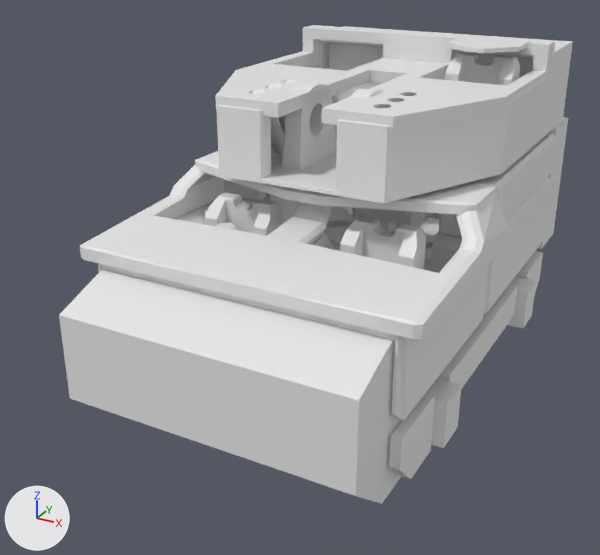
A saved change to the Blender file Assets/BlenderFiles/RobotV1/FrontKabine + FrontHuelle + Mittelkabine + Getriebeeinheit + Roboterturm/FrontKabine + FrontHuelle + Mittelkabine + Getriebeeinheit + Roboterturm_08.blend.
One viewpoint serves both versions: a 50 mm lens placed at (9.3, -19.89, 14.9), pointed at (-0.68, -1.74, 5.83). Lighting does not change. The marker at lower left points along +X, +Y and +Z.
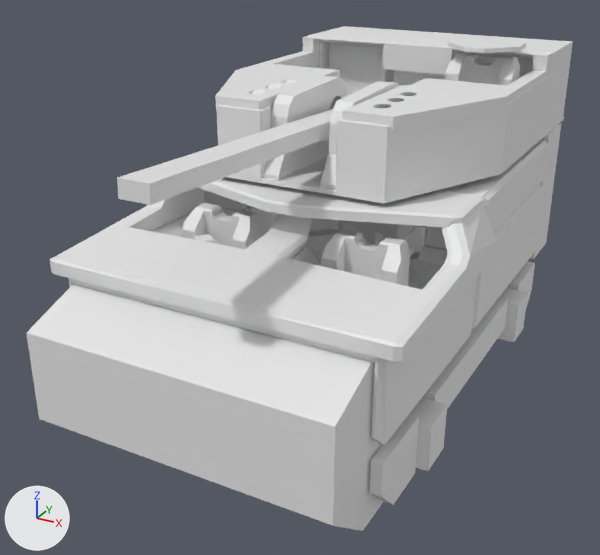
ob_cylinder_003 is not drawn itself; it is used by a modifier of ob_cube_031.

Location of each change, (x1, y1, x2, y2) in pixels of the pictures (600 x 555 px; the box of a moved part takes in the faces that stretch with it):
'Cube.018', moved
    before: (59, 269, 402, 504)
    after: (26, 284, 384, 531)
'Cube.008', moved
    before: (80, 151, 508, 340)
    after: (50, 177, 496, 362)
'Cube.037', mesh rescaled, modifiers changed (10% shorter)
    before: (215, 25, 555, 132)
    after: (215, 36, 551, 132)
'Cube', moved
    before: (98, 198, 488, 421)
    after: (68, 207, 476, 445)
'Cube.004', moved
    before: (324, 220, 543, 479)
    after: (305, 229, 535, 505)
'Cube.044', added
    after: (117, 109, 333, 205)
'Cube.031', reshaped, moved, turned, rescaled
    before: (282, 82, 383, 169)
    after: (264, 76, 399, 190)
'Cube.003', moved
    before: (265, 176, 551, 313)
    after: (246, 185, 543, 329)
'Sitz', moved
    before: (340, 216, 426, 270)
    after: (321, 229, 410, 286)
'Sitz.001', moved
    before: (205, 192, 281, 236)
    after: (182, 203, 262, 249)
'Cube.016', moved
    before: (426, 378, 461, 448)
    after: (410, 398, 447, 471)
'Cube.011', moved
    before: (538, 118, 568, 249)
    after: (530, 124, 561, 259)
'Sitz.002', moved
    before: (352, 208, 432, 231)
    after: (338, 220, 418, 244)
'Cube.015', moved
    before: (330, 240, 536, 328)
    after: (308, 248, 528, 342)
part 1 of me_cube_034, moved or reshaped (not visible before)
    after: (264, 154, 336, 190)
part 2 of me_cube_034, moved or reshaped
    before: (368, 90, 383, 98)
    after: (271, 77, 399, 155)
part 3 of me_cube_046, moved or reshaped
    before: (215, 25, 555, 132)
    after: (215, 36, 550, 132)

Edits to the bpy script that builds the scene:
```text
Change me_cube_034:
    where me_cube_034.from_pydata(...)  # 38 vertices, 29 faces; spans x -1.1..1.1, y -1.0..2.0, z -1.0..1.0
    used by ob_cube_031; location = (0.0, -1.0, 9.9); scale = (1.03, 0.9, 1.0)
    me_cube_034 part 1: all 4 vertices in x -1.0..1.0, y 2.0, z -1.0..-0.86 are moved by (0.0, 2.33, 0.0)
    me_cube_034 part 2: all 8 vertices in x -1.0..1.0, y 0.47..1.0, z -0.26..0.93 are moved by (0.0, 2.78, 0.0)
Change me_cube_046:
    where me_cube_046.from_pydata(...)  # 8 vertices, 6 faces; spans x 0.0..1.0, y -1.0..1.0, z -1.0..1.0
    used by ob_cube_037; location = (0.0, 1.0, 11.0); scale = (4.4, 4.0, 0.54)
    me_cube_046 part 3: the whole mesh is scaled about its middle by (1, 1, 0.722), then moved by (0.0, 0.0, -0.28)
Add me_cube_031:
    me_cube_031.from_pydata([(-1.0, 1.0, -1.0), (-1.0, 1.0, 1.0), (1.0, 1.0, -1.0), (1.0, 1.0, 1.0), (-0.3, -2.54, -1.0), (-1.0, -1.84, -1.0), (-1.0, -1.84, 1.0), (-0.3, -2.54, 1.0), (1.0, -1.84, -1.0), (0.3, -2.54, -1.0), (0.3, -2.54, 1.0), (1.0, -1.84, 1.0)], [], [(9, 10, 7, 4), (0, 1, 3, 2), (3, 1, 6, 7, 10, 11), (5, 6, 1, 0), (2, 3, 11, 8), (4, 7, 6, 5), (10, 9, 8, 11), (0, 2, 8, 9, 4, 5)])
Change ob_cube_031:
    ob_cube_031.location: (0.0, -1.0, 9.9) -> (0.0, 0.1, 9.9)
    ob_cube_031.rotation_euler: (0.0, 0.0, 0.0) -> (0.0, 0.0, 3.142)  # degrees (0, 0, 0) -> degrees (0, 0, 180)
    ob_cube_031.scale: (1.03, 0.9, 1.0) -> (1.03, 0.72, 1.0)
Change ob_cylinder_003:
    ob_cylinder_003.location: (0.0, -1.0, 10.0) -> (0.0, 0.1, 10.0)
Change ob_cube_037:
    remove _m = ob_cube_037.modifiers.new('BTool_Cube.032', 'BOOLEAN')
    remove _m.object = ob_cube_032
    add _m = ob_cube_037.modifiers.new('BTool_Cube.043', 'BOOLEAN')
    add _m.object = ob_cube_043
    add _m = ob_cube_037.modifiers.new('BTool_Cube.045', 'BOOLEAN')
    add _m.object = ob_cube_045
Change ob_sitz_001:
    ob_sitz_001.location: (-2.0, -3.0, 7.0) -> (-2.0, -4.0, 7.0)
Change ob_sitz:
    ob_sitz.location: (2.0, -3.0, 7.0) -> (2.0, -4.0, 7.0)
Change ob_cube_003:
    ob_cube_003.location: (0.0, 3.1, 6.1) -> (0.0, 2.1, 6.1)
Change ob_cube:
    ob_cube.location: (0.0, -3.0, 3.0) -> (0.0, -4.0, 3.0)
Change ob_cube_008:
    ob_cube_008.location: (0.0, -2.0, 8.5) -> (0.0, -3.0, 8.5)
Change ob_cube_004:
    ob_cube_004.location: (0.0, 0.0, 4.0) -> (0.0, -1.0, 4.0)
Change ob_sitz_002:
    ob_sitz_002.location: (0.0, 3.0, 7.0) -> (0.0, 2.0, 7.0)
Change ob_cube_018:
    ob_cube_018.location: (0.0, -7.05, 5.3) -> (0.0, -8.05, 5.3)
Change ob_cube_011:
    ob_cube_011.location: (0.0, 7.0, 6.8) -> (0.0, 6.0, 6.8)
Change ob_cube_015:
    ob_cube_015.location: (0.0, 4.0, 4.0) -> (0.0, 3.0, 4.0)
Change ob_cube_016:
    ob_cube_016.location: (0.0, -3.0, 4.0) -> (0.0, -4.0, 4.0)
Add ob_cube_045:
    ob_cube_045 = bpy.data.objects.new('Cube.045', me_cube_018.copy())  # the mesh of ob_cube_027
    ob_cube_045.location = (0.0, -1.0, 9.9)
    ob_cube_045.scale = (1.11, 3.15, 1.3)
Add ob_cube_043:
    ob_cube_043 = bpy.data.objects.new('Cube.043', me_cube_031)
    ob_cube_043.location = (0.0, 3.0, 11.0)
    ob_cube_043.scale = (1.3, 1.3, 1.0)
Add ob_cube_044:
    ob_cube_044 = bpy.data.objects.new('Cube.044', me_cube_037)  # 12 vertices, 10 faces; spans x -1.0..1.0, y -3.01..1.0, z -1.0..1.0
    ob_cube_044.location = (0.0, 0.1, 10.0)
    ob_cube_044.rotation_euler = (-0.0463, 0.0, 0.0)  # degrees (-2.7, 0, 0)
    ob_cube_044.scale = (0.36, 3.04, 0.194)
```
